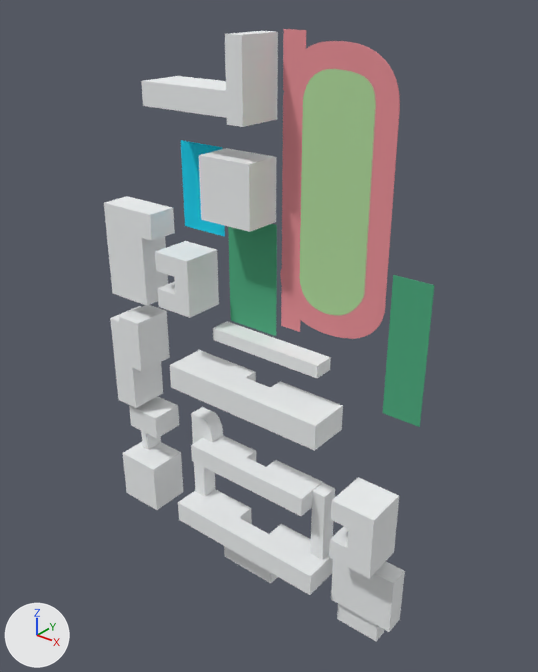
An edit to the OBJ model models/building.obj, drawn before and after from the same camera.
Before and after are seen from a 50 mm lens placed at (75.6, -96.6, 62.9), pointed at (-1.1, -0.8, 3.5). The axes (+X, +Y, +Z) are drawn at lower left. The lights are the same throughout. Where no turn or scale is listed for an object, it has been applied to the vertices.

The scene before the commit, as lines of its bpy script (objects in view):
```python
me_obj_0 = bpy.data.meshes.new('obj_0')
me_obj_0.from_pydata(...)  # 1572 vertices, 3072 faces; spans x -38.0..30.0, y -8.5..0.0, z -52.3..55.4
# faces by material slot: [12, 24, 1218, 1238, 580]
me_obj_0.materials.append(mat_color_40919)  # cyan #00cfed
me_obj_0.materials.append(mat_color_1206582)  # green #4bac7f
me_obj_0.materials.append(mat_color_7584088)  # green #b3dd9f
me_obj_0.materials.append(mat_color_14043473)  # pink #ec9299
me_obj_0.materials.append(mat_color_14541540)  # white #eff2f3
ob_obj_0 = bpy.data.objects.new('obj_0', me_obj_0)
ob_obj_0.location = (0.0, 0.0, 0.0)
```
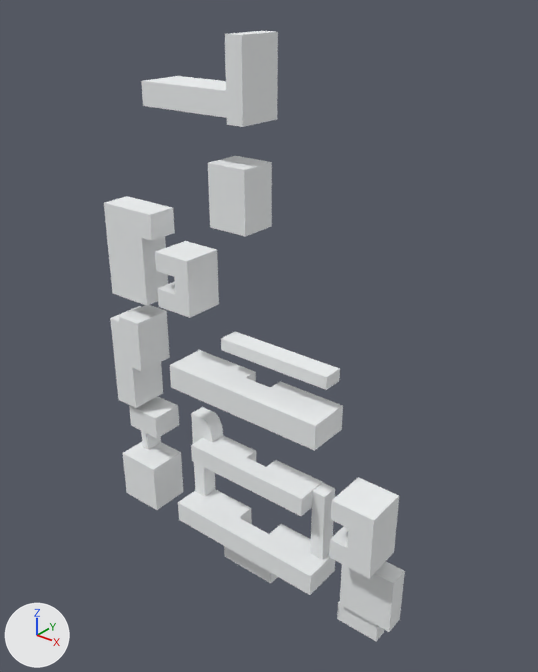
Location of each change, [x1, y1, x2, y2] in pixels of the pictures (538 x 672 px; the box of a moved part takes in the faces that stretch with it):
'obj_0', reshaped (9% narrower): before [104, 29, 435, 641]; after [104, 31, 405, 641]
part 1 of me_obj_0, added: after [221, 331, 340, 390]
part 2 of me_obj_0, added: after [208, 156, 272, 236]
part 3 of me_obj_0, deleted: before [181, 29, 435, 427]
part 4 of me_obj_0, moved or reshaped: [119, 236, 405, 632] in both

The change, as a list of edits to the scene's bpy script:
```text
Change me_obj_0:
    used by ob_obj_0; location = (0.0, 0.0, 0.0)
    remove me_obj_0.from_pydata(...)  # 1572 vertices, 3072 faces; spans x -38.0..30.0, y -8.5..0.0, z -52.3..55.4
    remove me_obj_0.materials.append(mat_color_40919)  # cyan #00cfed
    remove me_obj_0.materials.append(mat_color_1206582)  # green #4bac7f
    remove me_obj_0.materials.append(mat_color_7584088)  # green #b3dd9f
    remove me_obj_0.materials.append(mat_color_14043473)  # pink #ec9299
    add me_obj_0.from_pydata(...)  # 318 vertices, 580 faces; spans x -38.0..30.0, y -8.5..0.0, z -52.3..55.0
    me_obj_0 part 1: a new loose piece, a box spanning x -10.0..14.0, y -4.0..0.0, z -1.0..1.5, in mat_color_14541540 (white #eff2f3)
    me_obj_0 part 2: a new loose piece, a box spanning x -9.0..-1.1, y -7.0..0.0, z 24.0..35.0, in mat_color_14541540 (white #eff2f3)
    me_obj_0 part 3: 6 loose pieces with 1270 vertices, spanning x -22.0..30.0, y -7.0..0.0, z -4.0..55.4, are deleted
    me_obj_0 part 4
    3 vertices are removed from x 17.0, y -4.0..0.0, z -47.0..-35.0
    177 faces are deleted
    6 vertices move from x -16.3..17.0, y -4.0..0.0, z -47.0..-19.0 to x -16.3..19.0, y -4.0..0.0, z -35.0..-19.0
    3 vertices are added at (19.0, -4.0, -47.0), (19.0, 0.0, -47.0), (19.0, 0.0, -35.0)
    177 new faces join them
```
